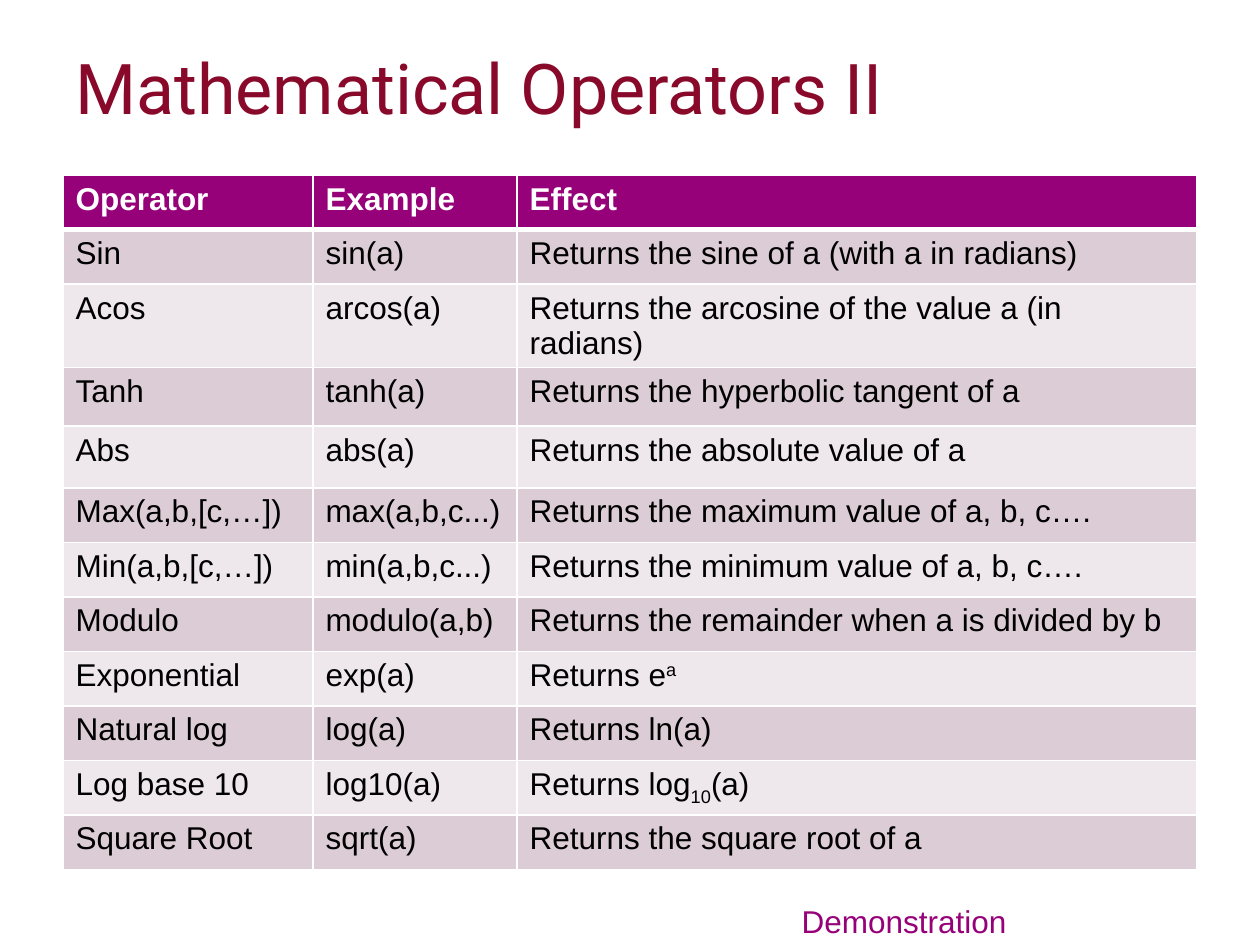
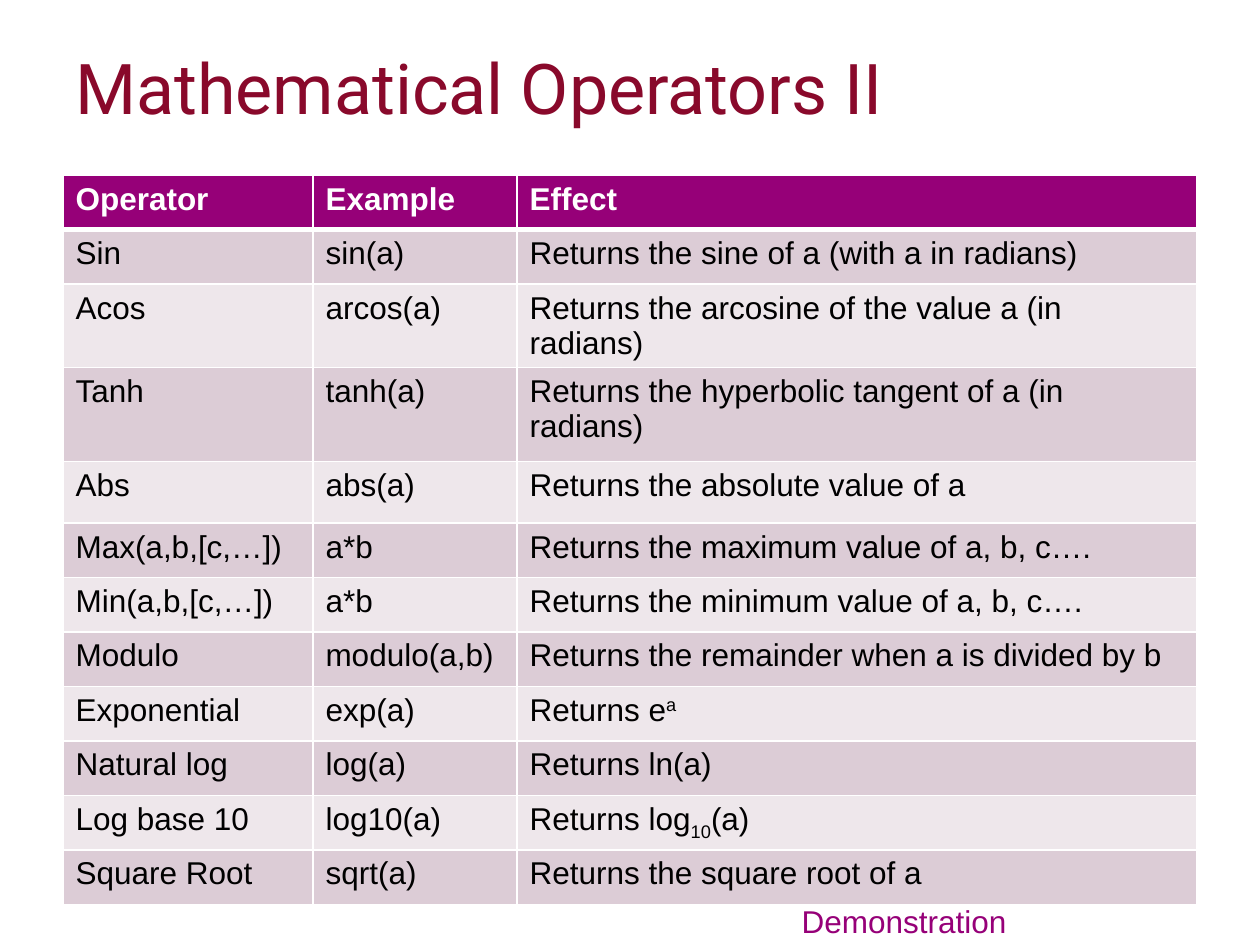
Before and after one commit to ImperialCollegeLondon/RCDS-introduction-to-fortran, a slide deck: slide 19 of Introduction to Fortran Slides.pptx. Drawn at 1260x945 pixels with LibreOffice and Linux fonts; fonts in the diff are those of the drawing; background and template pictures are left out. Boxes give left, top, right and bottom in pixels: in the first picture for what was removed or moved away, otherwise in the second. Text is boxed around its words. In the diff, an @@ line names an element or a change of style, - is before the commit and + after.

```diff
--- a/Introduction to Fortran Slides.pptx
+++ b/Introduction to Fortran Slides.pptx
@@ table at box(63, 175, 1197, 894) @@
-row 4, column 3: Returns the hyperbolic tangent of a
+row 4, column 3: Returns the hyperbolic tangent of a (in radians)
-row 6, column 2: max(a,b,c...)
+row 6, column 2: a*b
-row 7, column 2: min(a,b,c...)
+row 7, column 2: a*b
```
Also in this commit, not shown: 4 other slides changed, 1 slide added, 1 slide removed.
